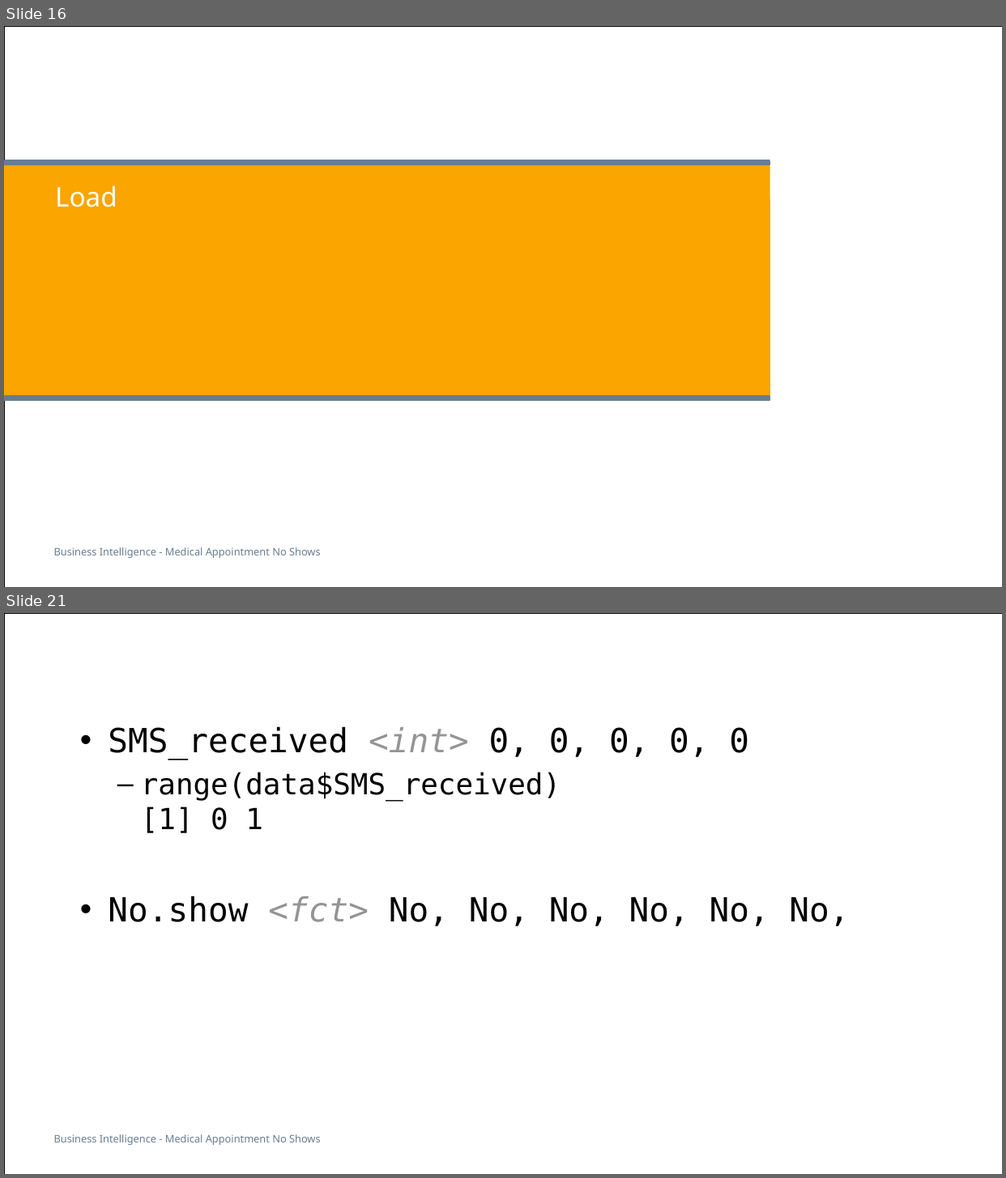
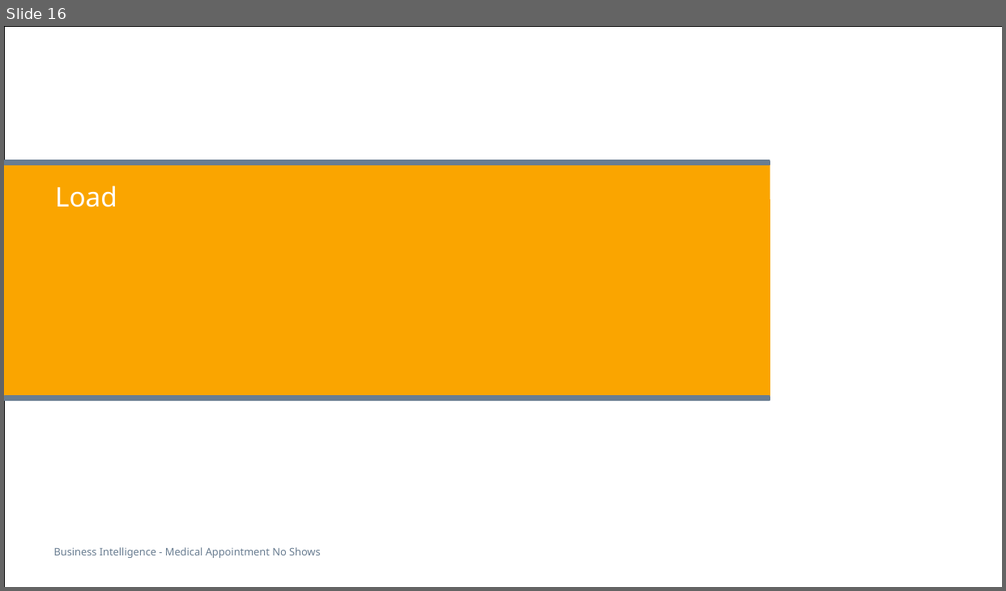
Before and after one commit to soldiervinz/BI_AppointmentShowUp, a slide deck: Medical Appointment No Shows.pptx. Shown one above the other, each under a label of ours: slides 16 and 21 before the commit, slide 16 after it; the slides between them are not shown. The pictures are 1006x1178 and 1006x591 pixels, drawn with LibreOffice and Linux fonts; fonts in the diff are those of the drawing. Boxes give left, top, right and bottom in pixels: in the first picture for what was removed or moved away, otherwise in the second. Text is boxed around its words. In the diff, an @@ line names an element or a change of style, - is before the commit and + after.

```diff
--- a/Medical Appointment No Shows.pptx
+++ b/Medical Appointment No Shows.pptx
@@ slide 21 removed at (x1=4, y1=613, x2=1002, y2=1174), background #FFFFFF; not listed: 2 template elements that a slide beside it also shows @@
@@ text removed at (x1=108, y1=726, x2=849, y2=926) @@
-• SMS_received <int> 0, 0, 0, 0, 0
-  – range(data$SMS_received)
-    [1] 0 1
-• No.show <fct> No, No, No, No, No, No,
```
Also in this commit, not shown: 4 other slides removed.
